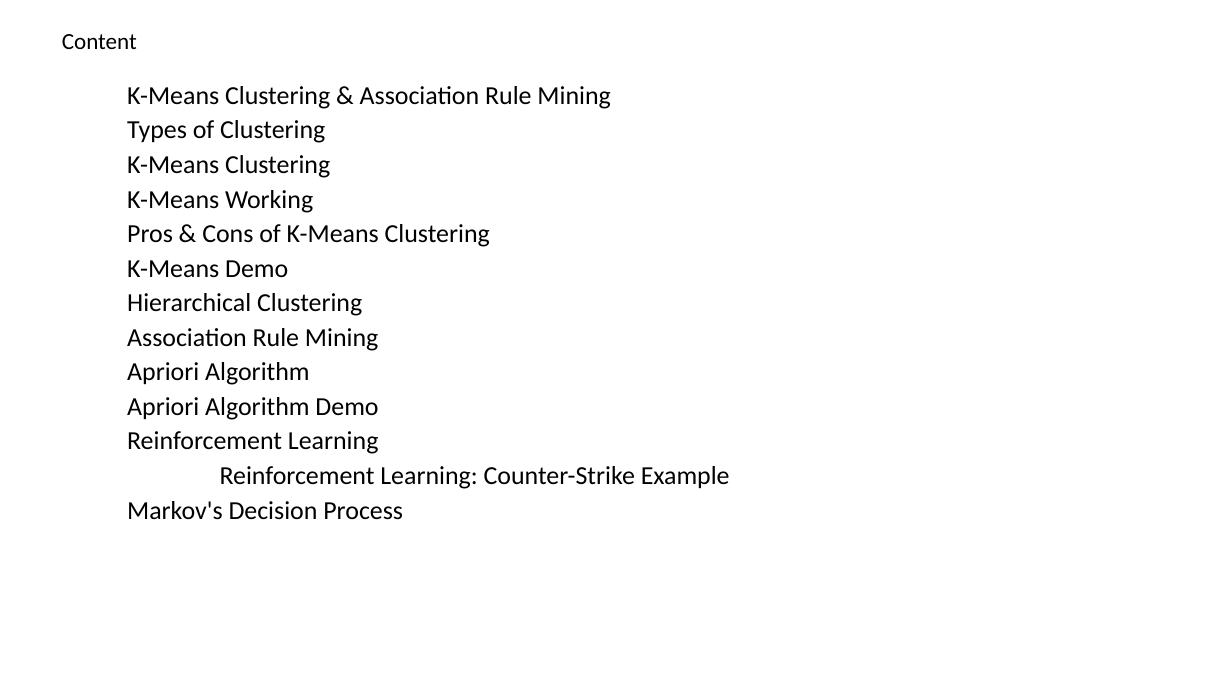
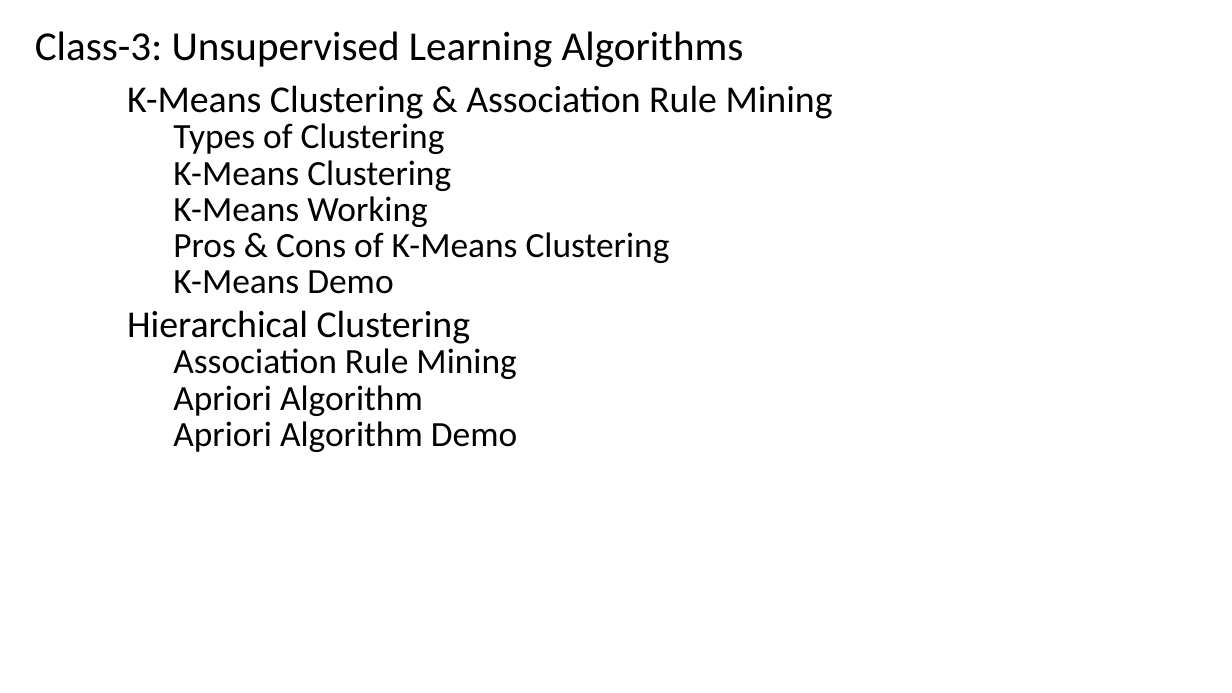
Before and after one commit to renshan2/accesspy, a slide deck: slide 34 of AI-ML-DL/Machine Learning.pptx (slide 27 before the commit). Drawn at 1232x693 pixels with LibreOffice and Linux fonts; fonts in the diff are those of the drawing. Boxes give left, top, right and bottom in pixels: in the first picture for what was removed or moved away, otherwise in the second. Text is boxed around its words. In the diff, an @@ line names an element or a change of style, - is before the commit and + after.

```diff
--- a/AI-ML-DL/Machine Learning.pptx
+++ b/AI-ML-DL/Machine Learning.pptx
@@ text added at (35, 31, 744, 67), 32 pt, text #000000 @@
+Class-3: Unsupervised Learning Algorithms
@@ text removed at (62, 34, 137, 49) @@
-Content
@@ subtitle "K-Means Clustering & Association Rule ..." at (127, 85, 833, 452): size 20.1 to 29.4 pt in "K-Means Clustering & Association Rule Mining", "Hierarchical Clustering"; size 20.1 to 27.6 pt in "Types of Clustering", "K-Means Clustering", "K-Means Working", "Pros & Cons of K-Means Clustering" and 4 more places; list level 1 to 2 in "Types of Clustering"; list level 1 to 2 in "K-Means Clustering"; list level 1 to 2 in "K-Means Working"; list level 1 to 2 in "Pros & Cons of K-Means ..."; list level 1 to 2 in "K-Means Demo"; list level 1 to 2 in "Association Rule Mining"; list level 1 to 2 in "Apriori Algorithm"; list level 1 to 2 in "Apriori Algorithm Demo" @@
@@ subtitle at (127, 431, 730, 520): paragraphs removed @@
-Reinforcement Learning
-Reinforcement Learning: Counter-Strike Example
-Markov's Decision Process
```
Also in this commit, not shown: 7 other slides changed, 8 slides added, 4 other files.
